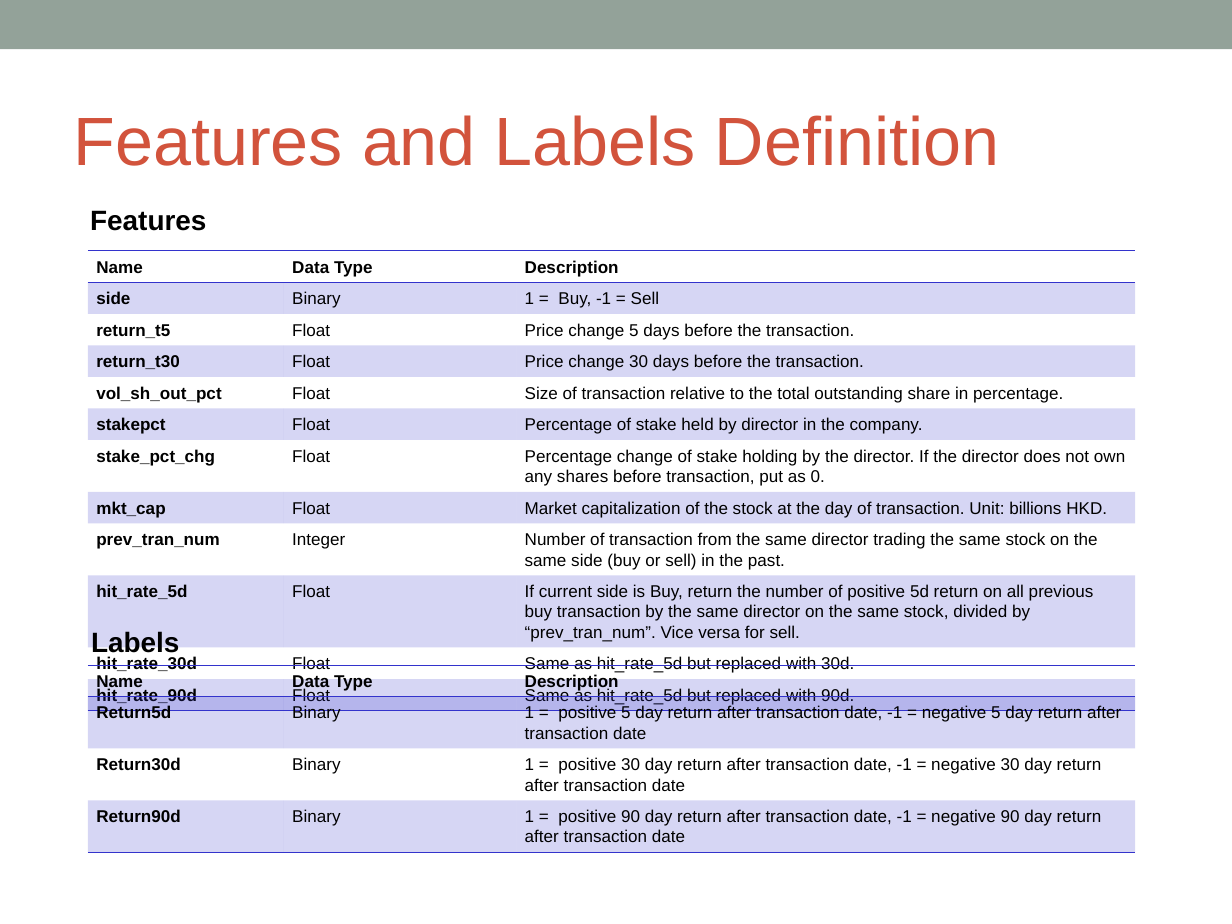
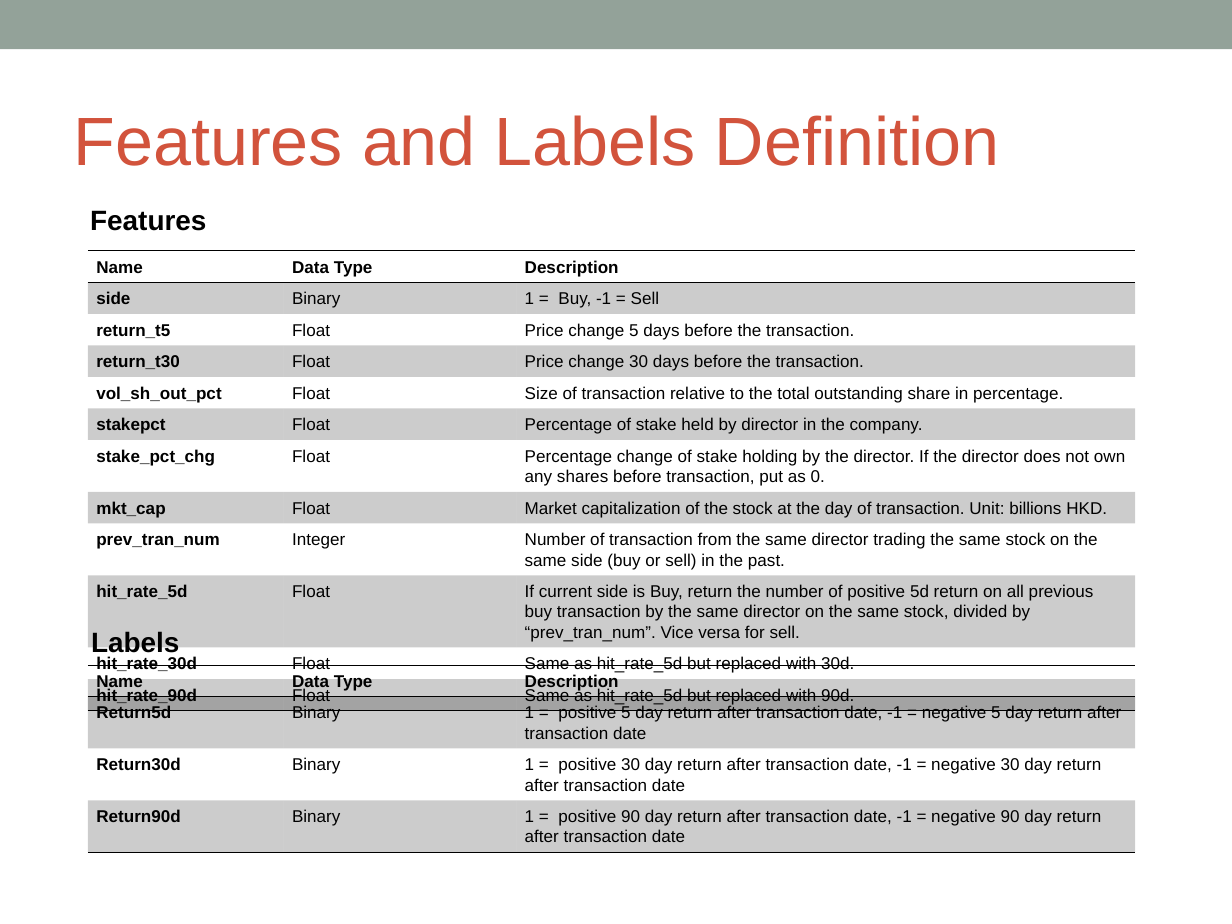
Before and after one commit to gafung/CIML, a slide deck: slide 5 of CIML presentation.ppt. Drawn at 1232x924 pixels with LibreOffice and Linux fonts; fonts in the diff are those of the drawing. Boxes give left, top, right and bottom in pixels: in the first picture for what was removed or moved away, otherwise in the second. Text is boxed around its words. In the diff, an @@ line names an element or a change of style, - is before the commit and + after.

```diff
--- a/CIML presentation.ppt
+++ b/CIML presentation.ppt
@@ table at (88,250,1136,709) @@
@@ fill #3333CC at 20% opacity to #000000 at 20% opacity in 18 cells @@
@@ borders changed @@
@@ table at (88,665,1136,846) @@
@@ fill #3333CC at 20% opacity to #000000 at 20% opacity in 6 cells @@
@@ borders changed @@
```
Also in this commit, not shown: 1 other slide changed, 2 slides added, 1 slide removed.
